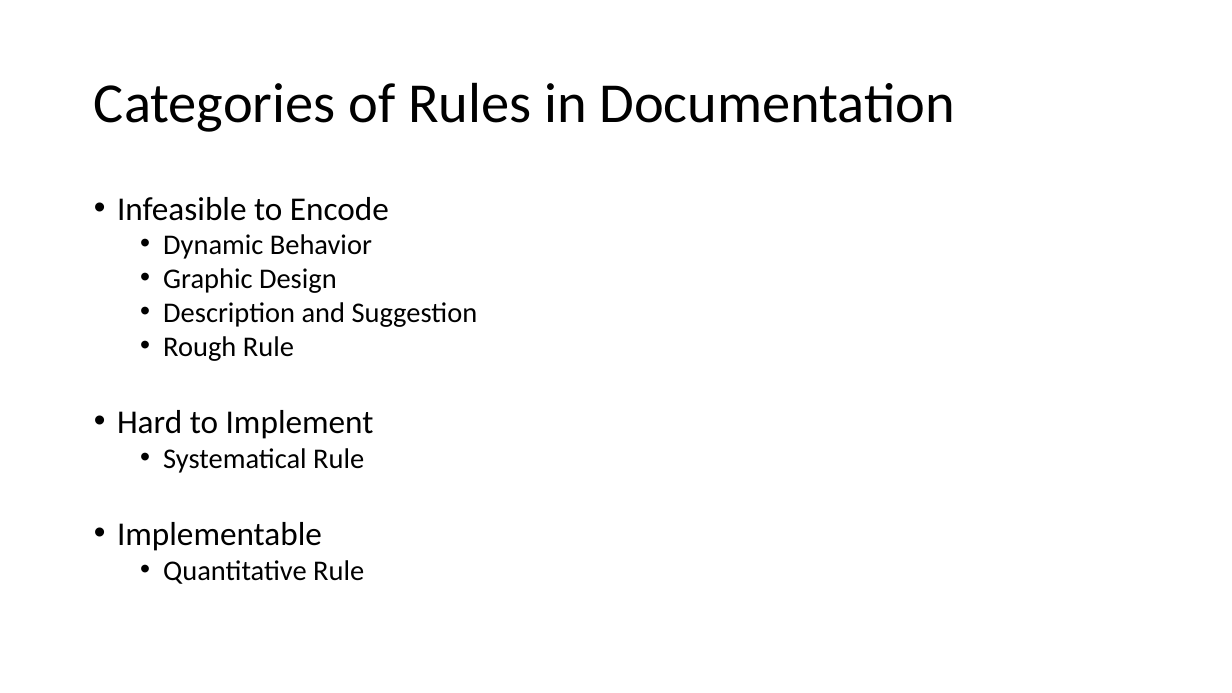
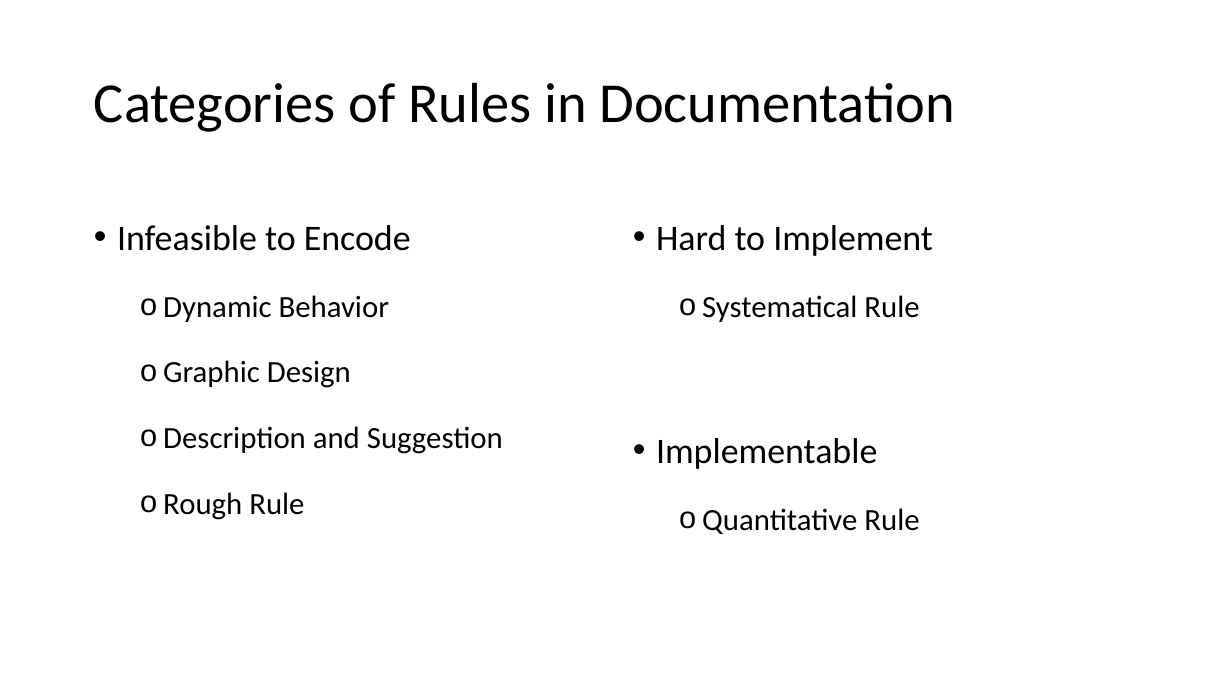
Before and after one commit to MulongXie/AppRuleCheck-Android, a slide deck: slide 4 of doc/week2.pptx. Drawn at 1232x693 pixels with LibreOffice and Linux fonts; fonts in the diff are those of the drawing. Boxes give left, top, right and bottom in pixels: in the first picture for what was removed or moved away, otherwise in the second. Text is boxed around its words. In the diff, an @@ line names an element or a change of style, - is before the commit and + after.

Commit message:
update rule and slides

```diff
--- a/doc/week2.pptx
+++ b/doc/week2.pptx
@@ text "Infeasible to Encode" at <box>117,225,503,520</box>: size 25.9 to 28 pt in "Infeasible to Encode"; size 22.2 to 24 pt in "Dynamic Behavior", "Graphic Design", "Description and Suggestion", "Rough Rule"; line spacing 0.8 to 1.6; bullet • to o @@
@@ text added at <box>656,225,933,534</box>, 24 pt, text #000000 @@
+• Hard to Implement
+  o Systematical Rule
+• Implementable
+  o Quantitative Rule
@@ text at <box>117,410,374,584</box>: paragraphs removed @@
-• Hard to Implement
-  • Systematical Rule
-• Implementable
-  • Quantitative Rule
```
Also in this commit, not shown: 2 other slides changed, 2 other files.
